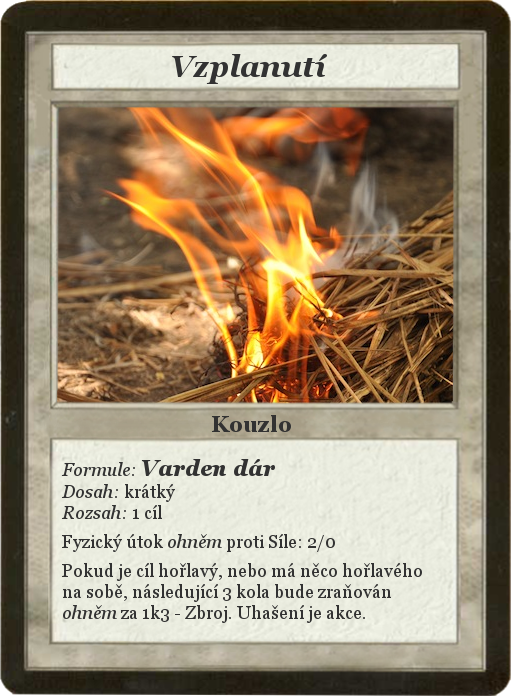
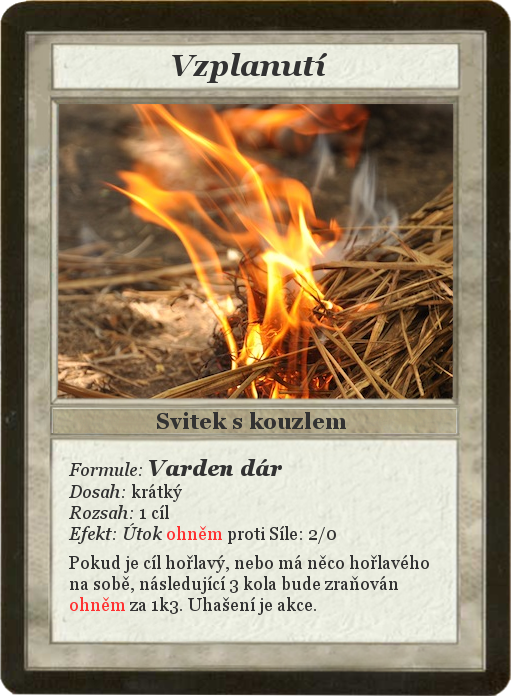
Two versions of the same layered image (511px x 697px). Layer-by-layer changes:
painted on "Vzplanutí" over [172, 53, 327, 84]
renamed "Kouzlo" to "Svitek s kouzlem", painted on it over [157, 412, 346, 432]
painted on "Formule: Varden dár ..." over [61, 459, 429, 623]
hid "Picture", moved it above "Golden frame", painted on it over [48, 95, 462, 426]
painted on "Card" over [48, 95, 462, 437]
added layer "Picture copy" above "dark-gray-background.jpg" over [48, 95, 462, 418]
painted on "Background" over [53, 408, 458, 410]
